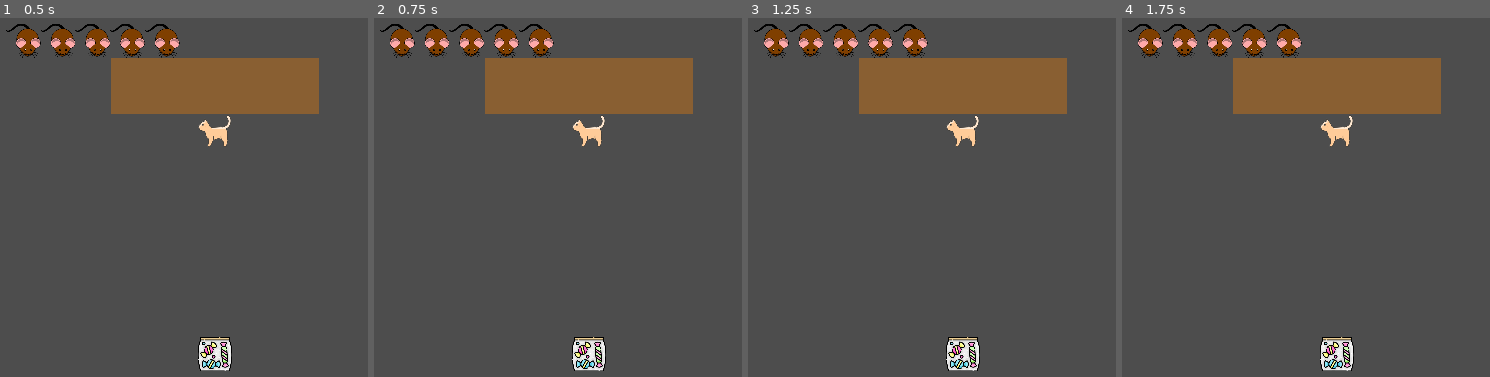
Above: before the commit, frames 1-4 (left to right).
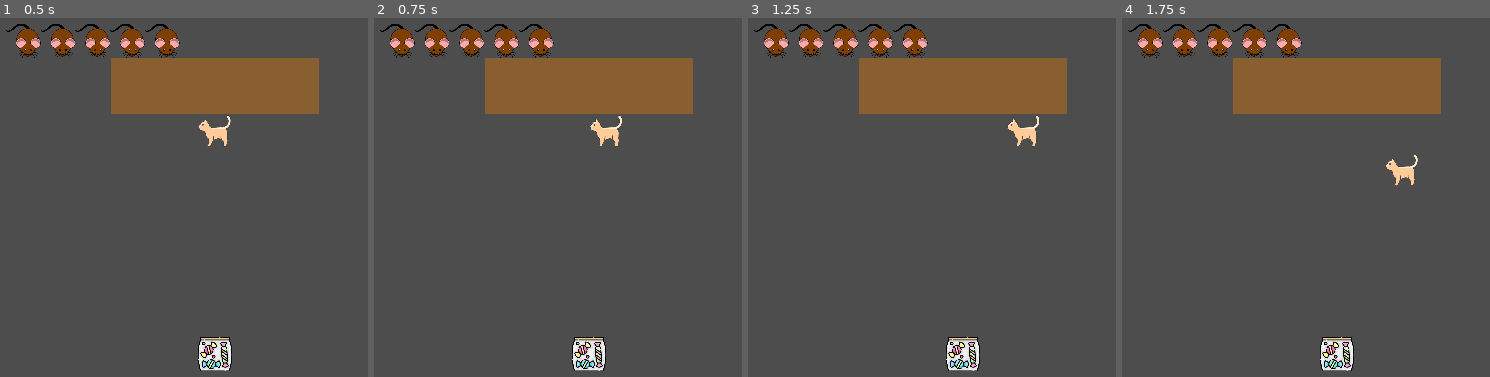
Above: after the commit, the same moments.

Repository: Mateusz-Birembaut/POA_SMA
Game: Godot game, scene res://src/main.tscn
The game is run twice, just before and just after one commit, with the same random seed, the same clock (stepped at 60 frames per second) and the same inputs.
Inputs:
- Up to frame 1 (0.5 s): no input
- Up to frame 2 (0.75 s): tap Enter at 0.5 s; hold Right (ui_right) from 0.53 s (still down)
- Up to frame 3 (1.25 s): keep holding Right (ui_right)
- Up to frame 4 (1.75 s): release Right (ui_right) at 1.28 s; hold Down (ui_down) from 1.28 s (still down)

Frame 1 is identical in both runs. In frame 2, 0.5% of the frame differs, in the area x 54-68%, y 27-36%; in frame 3, 0.6%, in the area x 54-80%, y 27-36%; in frame 4, 0.6%.

Commit message:
en mode debug : déplacement du prof au clavier

Diff:
--- a/src/prof.gd
+++ b/src/prof.gd
@@ -36,6 +36,19 @@
 			check_students()
 
 
+func _physics_process(delta):
+	if env.DEBUG:
+		var direction_x = Input.get_axis("ui_left", "ui_right")
+		var direction_y = Input.get_axis("ui_up", "ui_down")
+
+		velocity.x = direction_x * speed * delta
+		velocity.y = direction_y * speed * delta
+
+		move_and_slide()
+	else:
+		super._physics_process(delta)
+
+
 func check_students() -> void:
 	student_to_chase = null
 	var shortest_distance := INF
